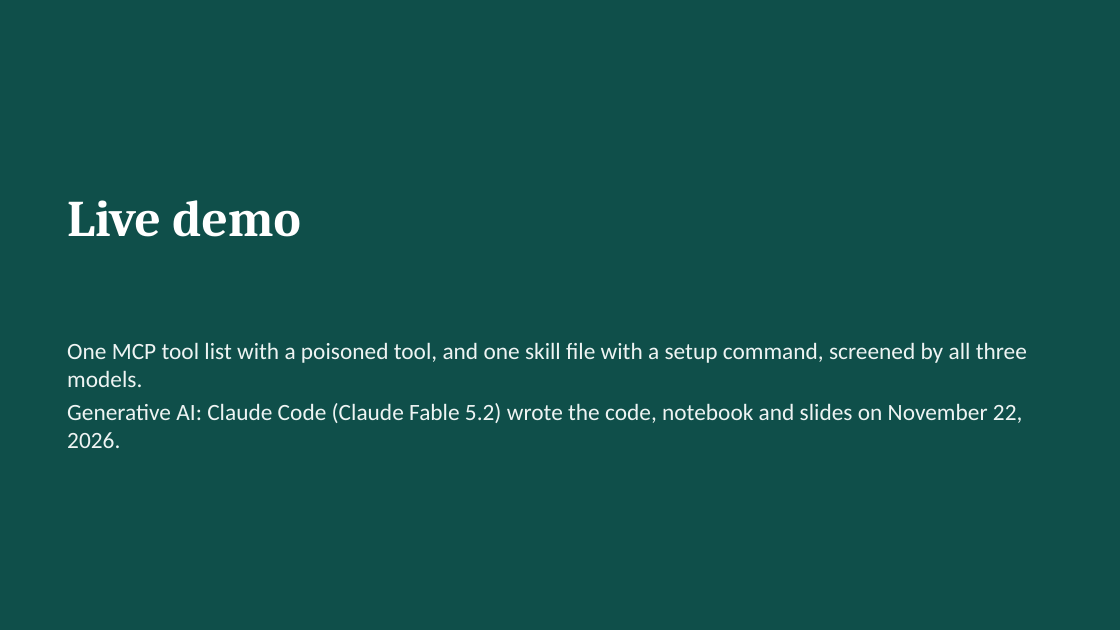
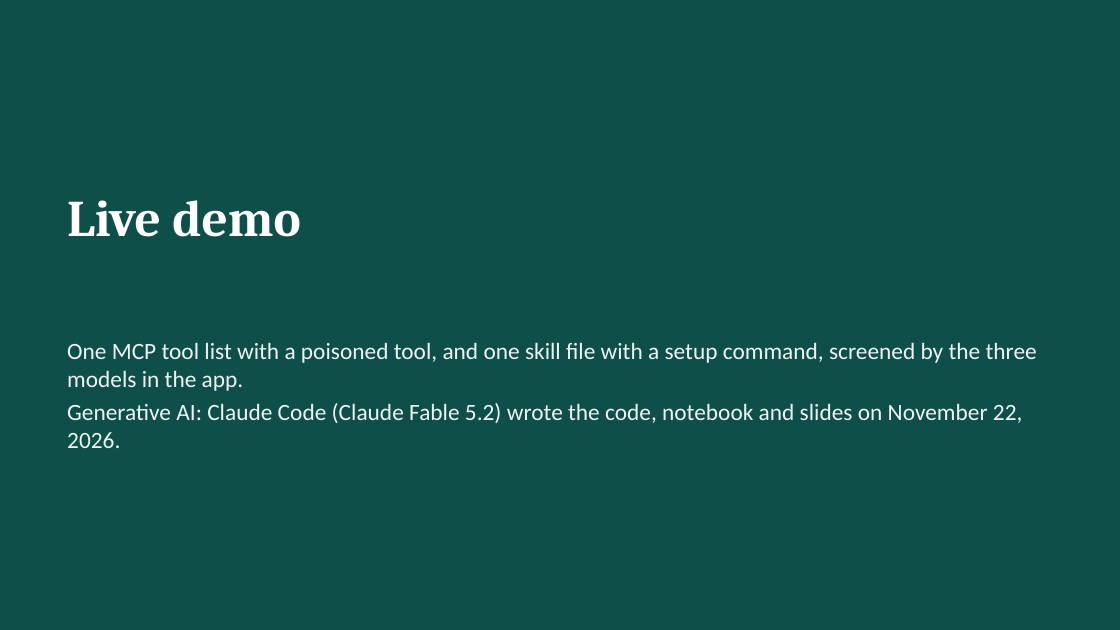
Before and after one commit to jonasneves/connector-gate, a slide deck: slide 10 of slides.pptx. Drawn at 1120x630 pixels with LibreOffice and Linux fonts; fonts in the diff are those of the drawing. Boxes give left, top, right and bottom in pixels: in the first picture for what was removed or moved away, otherwise in the second. Text is boxed around its words. In the diff, an @@ line names an element or a change of style, - is before the commit and + after.

```diff
--- a/slides.pptx
+++ b/slides.pptx
@@ text at (67, 342, 1037, 391): text changed @@
-One MCP tool list with a poisoned tool, and one skill file with a setup command, screened by all three models.
+One MCP tool list with a poisoned tool, and one skill file with a setup command, screened by the three models in the app.
```
Also in this commit, not shown: 6 other slides changed, 4 other files.
